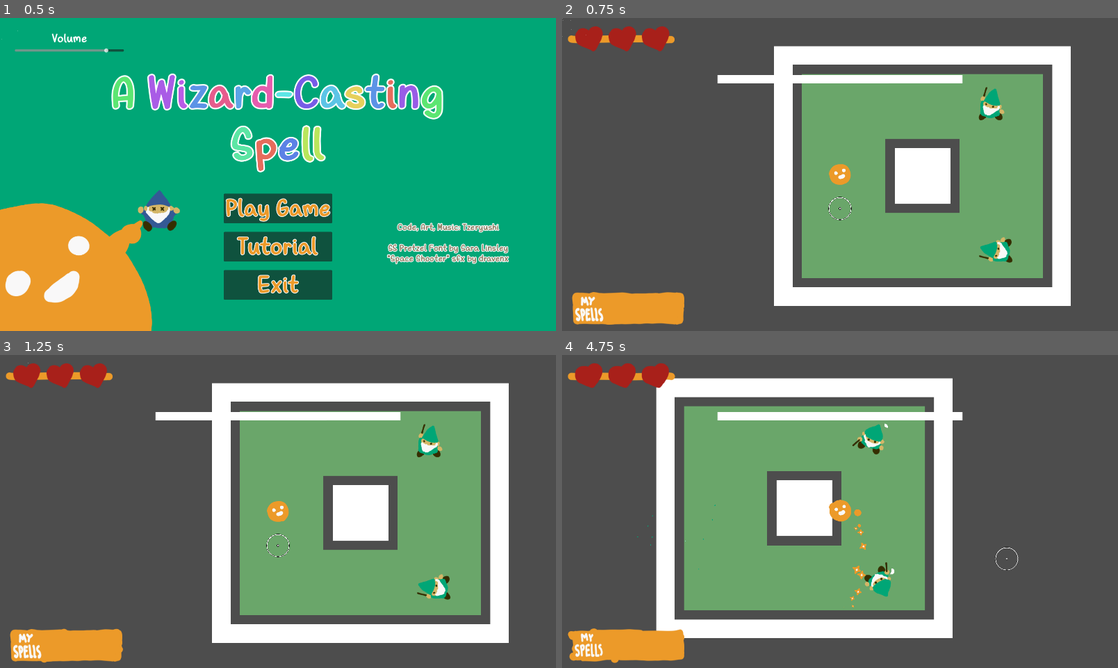
Above: before the commit, frames 1-4 (two rows, left to right).
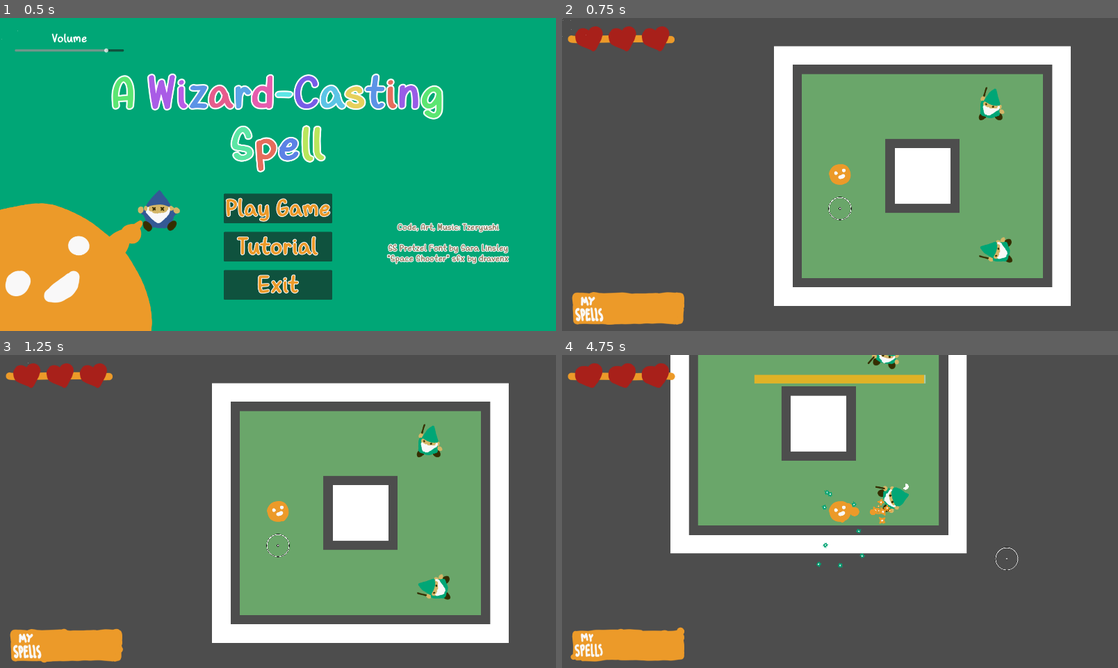
Above: after the commit, the same moments.

Repository: Tzeryushi/A-Wizard-Casting-Spell
Game: Godot game, scene res://Scenes/MainMenu.tscn
Same seed, same stepped clock (60 frames per second), same inputs: the game is played once before the commit and once after it.
Inputs (mouse positions are in pixels of both pictures, inside the frame that each line leads up to):
- Up to frame 1 (0.5 s): no input
- Up to frame 2 (0.75 s): click "Play Game" at 0.5 s
- Up to frame 3 (1.25 s): no input
- Up to frame 4 (4.75 s): move the mouse to (962, 495) at 1.27 s; hold D (move_right) 1.28-2.03 s; tap Space (flip) at 1.35, 2.1, 3.05, 3.6, 4.35 s; move the mouse to (728, 527) at 2.02 s; hold S (move_down) 2.03-2.78 s; move the mouse to (895, 442) at 2.77 s; hold D (move_right) 2.78-3.53 s; click (895, 442) at 2.85 s; move the mouse to (812, 574) at 3.52 s; hold W (move_up) 3.53-4.28 s; move the mouse to (1006, 558) at 4.27 s; hold A (move_left) from 4.28 s (still down)

Frame 1 is identical in both runs. In frame 2, 1.1% of the frame differs, in the area x 27-73%, y 18-21%; in frame 3, 1.1%; in frame 4, 36%, in the area x 1-73%, y 0-99%.

Commit message:
working slow limiter gauge

Diff:
--- a/Assets/Actors/Player/Player.gd
+++ b/Assets/Actors/Player/Player.gd
@@ -9,6 +9,9 @@
 @export var _spell_restriction_time : float = 0.3
 @export var _max_spells : int = 4
 @export var _slow_time_amount : float = 1.0
+@export var _slow_gauge_max : float = 1.0
+@export var _slow_gauge_recover_multiplier : float = 1.0
+@export var _slow_gauge_removal_multiplier : float = 1.0
 @export var _ouchie_index : Array[String]
 
 @onready var mouse := $Mouse
@@ -26,12 +29,15 @@
 var can_fire_spell : bool = true
 var is_invincible : bool = false
 var is_slowing_time : bool = false
+var slow_gauge : float = _slow_gauge_max
+var is_slow_gauge_refilling : bool = false
 var random_generator: RandomNumberGenerator
 
 signal body_picked_up(type:Globals.WIZARDTYPE)
 signal body_casted
 signal player_died
 signal max_spells
+signal slow_gauge_changed(percentage:float, is_refilling:bool)
 
 func _ready() -> void:
 	Input.set_use_accumulated_input(false)
@@ -41,6 +47,7 @@
 	restriction_timer.wait_time = _spell_restriction_time
 	Shake.set_camera(camera)
 	random_generator = RandomNumberGenerator.new()
+
 	call_deferred("_process_frame_setup")
 
 func _process_frame_setup() -> void:
@@ -61,11 +68,18 @@
 func _process(_delta):
 	state_manager.process(_delta)
 	flip_timer = max(flip_timer-_delta, 0.0)
+
+	#remove gauge while time is being slowed
+	if is_slowing_time:
+		update_slow_gauge(slow_gauge-_delta*_slow_gauge_removal_multiplier)	#remove delta?
+	else:
+		update_slow_gauge(slow_gauge+_delta*_slow_gauge_recover_multiplier)
+
 	#handle sprite rotations here?
 	sprite_rotation()
 	if Input.is_action_just_pressed("shoot"):
 		shoot()
-	if Input.is_action_just_pressed("flip"):
+	if Input.is_action_just_pressed("flip") and !is_slow_gauge_refilling:
 		flip_slow_time()
 	elif Input.is_action_just_released("flip") and is_slowing_time == true:
 		flip_unslow_time()
@@ -147,9 +161,9 @@
 	mouse.glow_enemies()
 	slow_tween = get_tree().create_tween()
 	slow_tween.tween_property(Engine, "time_scale", 0.1, 0.2).set_ease(Tween.EASE_OUT).set_trans(Tween.TRANS_EXPO)
-	slow_tween.tween_property(Engine, "time_scale", 1.0, 1.8)
-	await slow_tween.finished
-	slow_tween.kill()
+#	slow_tween.tween_property(Engine, "time_scale", 1.0, 1.8)
+#	await slow_tween.finished
+#	slow_tween.kill()
 
 func flip_unslow_time() -> void:
 	if !is_slowing_time:
@@ -158,8 +172,8 @@
 		slow_tween.kill()
 	is_slowing_time = false
 	mouse.unglow_enemies()
-	var tween = get_tree().create_tween()
-	tween.tween_property(Engine, "time_scale", 1.0, 0.2).set_trans(Tween.TRANS_LINEAR)
+	var tween = create_tween()
+	tween.tween_property(Engine, "time_scale", 1.0, 0.2).set_ease(Tween.EASE_OUT).set_trans(Tween.TRANS_CUBIC)
 	return
 
 func flip() -> void:
@@ -207,6 +221,17 @@
 	spell_stack.append(body.get_body())
 	body_picked_up.emit(spell_stack.back().wizard_type)
 
+func update_slow_gauge(new_value:float) -> void:
+	if !is_slow_gauge_refilling and new_value <= 0.0:
+		is_slow_gauge_refilling = true
+		if is_slowing_time:
+			flip_unslow_time()
+	elif is_slow_gauge_refilling and new_value >= _slow_gauge_max:
+		is_slow_gauge_refilling = false
+	new_value = clampf(new_value, 0.0, _slow_gauge_max)
+	slow_gauge = new_value
+	slow_gauge_changed.emit(slow_gauge/_slow_gauge_max, is_slow_gauge_refilling)
+
 func can_flip() -> bool:
 	#placeholder for check when player cannot flip
 	if mouse.can_flip():
--- a/Assets/Actors/Player/Player.tscn
+++ b/Assets/Actors/Player/Player.tscn
@@ -122,6 +122,8 @@
 _warp_out_particle_scene = ExtResource("5_a5cxi")
 _spell_restriction_time = 0.15
 _max_spells = 3
+_slow_gauge_recover_multiplier = 0.3
+_slow_gauge_removal_multiplier = 3.0
 _ouchie_index = Array[String](["Oof!", "Ouchie!", "Ugh!", "Oofie!", "No fair!", "Guh!", "Dagnabbit!", "Phoo!", "Shucks!", "Jebus!", "Woah!", "Ack!", "That's no good!", "Skill issue!", "Arrrgh!", "Oofers!", "Oh no!"])
 animation_node = NodePath("Animations")
 state_manager_node = NodePath("StateManager")
--- a/Assets/HUD/HUD.gd
+++ b/Assets/HUD/HUD.gd
@@ -3,6 +3,7 @@
 
 @onready var spell_holder := $"Full HUD/SpellHolder"
 @onready var heart_holder := $"Full HUD/HeartHolder"
+@onready var warp_juicer := $"Full HUD/WarpJuice"
 
 var player_ref : Player = null
 
@@ -18,6 +19,7 @@
 		player_ref.body_picked_up.connect(_on_body_picked_up)
 		player_ref.body_casted.connect(_on_body_casted)
 		player_ref.health_changed.connect(_on_health_changed)
+		player_ref.slow_gauge_changed.connect(_on_slow_gauge_updated)
 		reset_HUD()
 	else:
 		print("Player not connected? Loaded late or not in scene!")
@@ -35,3 +37,6 @@
 
 func _on_health_changed(value:int) -> void:
 	heart_holder.set_hearts(value)
+
+func _on_slow_gauge_updated(percent:float, is_refilling:bool) -> void:
+	warp_juicer.set_level(percent, is_refilling)
--- a/Assets/HUD/WarpJuice.gd
+++ b/Assets/HUD/WarpJuice.gd
@@ -1,37 +1,51 @@
 extends TextureProgressBar
 
+@export_subgroup("Colors")
 @export var full_color : Color
 @export var empty_color : Color
 @export var refill_color : Color
+@export_subgroup("Pulse Characteristics")
+##The threshold (percentage) for when pulses begin
 @export_range(0.0, 1.0, 0.01) var pulse_threshold : float
-@export var pulse_cooldown : float #the minimum time between bar warning pulses
-@export var pulse_time : float
+##The minimum time between bar warning pulses
+@export_range(0.0, 3.0, 0.01) var pulse_cooldown : float
+##The length of each pulse. If this is longer than the pulse cooldown, animations will get cut off.
+@export_range(0.0, 1.0, 0.01) var pulse_time : float
 
 @onready var timer := $Timer
 @onready var pulse_rect := $PulseRect
 
 var is_pulsing : bool = false
+var last_percent : float = 1.0
+var target_modulate : float
 
 func _ready() -> void:
 	timer.wait_time = pulse_cooldown
 	pulse_rect.scale = Vector2.ONE
-	pulse_rect.set_indexed("modulate:a", modulate.a)
+	pulse_rect.set_indexed("modulate:a", 0.0)
+	target_modulate = modulate.a
+	modulate.a = 0.0
 
 func set_level(percent:float, is_refilling:bool=false) -> void:
 	if percent == 1.0:
-		visible = false
+		var tween : Tween = create_tween()
+		tween.tween_property(self, "modulate:a", 0.0, 0.1).set_ease(Tween.EASE_OUT).set_trans(Tween.TRANS_QUAD)
 	else:
-		visible = true
+		var tween : Tween = create_tween()
+		tween.tween_property(self, "modulate:a", target_modulate, 0.1).set_ease(Tween.EASE_OUT).set_trans(Tween.TRANS_QUAD)
 	percent = clampf(percent, 0.0, 1.0)
 	value = percent*max_value
 	if is_refilling:
 		tint_progress = refill_color
+		if is_pulsing:
+			end_pulsing()
 	else:
 		tint_progress = full_color.lerp(empty_color, max(1.0-percent,0.0))
 		if percent < pulse_threshold and !is_pulsing:
 			start_pulsing()
-		elif is_pulsing:
+		elif (percent > pulse_threshold or last_percent < percent) and is_pulsing:
 			end_pulsing()
+	last_percent = percent
 
 func start_pulsing() -> void:
 	is_pulsing = true
@@ -46,8 +60,8 @@
 	var tween : Tween = create_tween()
 	pulse_rect.scale = Vector2.ONE
 	pulse_rect.set_indexed("modulate:a", modulate.a)
-	tween.tween_property(pulse_rect, "scale", Vector2(1.2, 1.2), pulse_time).set_ease(Tween.EASE_OUT).set_trans(Tween.TRANS_QUAD)
-	tween.parallel().tween_property(pulse_rect, "modulate:a", 0.0, pulse_time).set_ease(Tween.EASE_OUT).set_trans(Tween.TRANS_QUAD)
+	tween.tween_property(pulse_rect, "scale", Vector2(1.2, 4.6), pulse_time*Engine.time_scale).set_ease(Tween.EASE_OUT).set_trans(Tween.TRANS_QUAD)
+	tween.parallel().tween_property(pulse_rect, "modulate:a", 0.0, pulse_time*Engine.time_scale).set_ease(Tween.EASE_OUT).set_trans(Tween.TRANS_QUAD)
 
 func _on_timer_timeout():
 	if is_pulsing:
--- a/Assets/HUD/hud.tscn
+++ b/Assets/HUD/hud.tscn
@@ -140,28 +140,47 @@
 theme_override_constants/separation = 20
 
 [node name="WarpJuice" type="TextureProgressBar" parent="Full HUD"]
+modulate = Color(1, 1, 1, 0.772549)
 layout_mode = 1
 anchors_preset = 5
 anchor_left = 0.5
 anchor_right = 0.5
 offset_left = -423.0
-offset_top = 197.0
+offset_top = 69.0
 offset_right = 423.0
-offset_bottom = 226.0
+offset_bottom = 98.0
 grow_horizontal = 2
+scale = Vector2(0.7, 1)
+pivot_offset = Vector2(423, 0)
 max_value = 1000.0
 value = 700.0
 texture_progress = ExtResource("12_yafkw")
 script = ExtResource("13_bobrg")
+full_color = Color(0.945098, 0.67451, 0, 1)
+empty_color = Color(0.435294, 0, 0.00392157, 1)
 refill_color = Color(0.470588, 0.470588, 0.470588, 1)
-
-[node name="Timer" type="Timer" parent="Full HUD/WarpJuice"]
+pulse_threshold = 0.3
+pulse_cooldown = 0.04
+pulse_time = 0.2
 
 [node name="PulseRect" type="TextureRect" parent="Full HUD/WarpJuice"]
+modulate = Color(0.854902, 0, 0, 1)
+z_index = -1
 layout_mode = 0
 offset_right = 846.0
 offset_bottom = 29.0
 pivot_offset = Vector2(423, 14)
 texture = ExtResource("12_yafkw")
 
+[node name="Backrect" type="TextureRect" parent="Full HUD/WarpJuice"]
+modulate = Color(1, 1, 1, 0.541176)
+z_index = -1
+layout_mode = 0
+offset_right = 846.0
+offset_bottom = 29.0
+pivot_offset = Vector2(423, 14)
+texture = ExtResource("12_yafkw")
+
+[node name="Timer" type="Timer" parent="Full HUD/WarpJuice"]
+
 [connection signal="timeout" from="Full HUD/WarpJuice/Timer" to="Full HUD/WarpJuice" method="_on_timer_timeout"]
--- a/Scenes/NewLevels/1-TwoNewFriends.tscn
+++ b/Scenes/NewLevels/1-TwoNewFriends.tscn
@@ -11,8 +11,11 @@
 [node name="FlooringMap" parent="." index="2"]
 layer_0/tile_data = PackedInt32Array(-1376259, 5, 0, -1310723, 5, 1, -1245187, 5, 2, -1179651, 5, 3, -1376258, 65541, 0 …(11799 unchanged characters)…
 
+[node name="Player" parent="." index="3"]
+position = Vector2(28, -319)
+
 [node name="GreenWizard" parent="." index="5" instance=ExtResource("2_ru16m")]
-position = Vector2(339, -561)
+position = Vector2(590, -571)
 
 [node name="GreenWizard2" parent="." index="6" instance=ExtResource("2_ru16m")]
-position = Vector2(592, -319)
+position = Vector2(603, -22)
